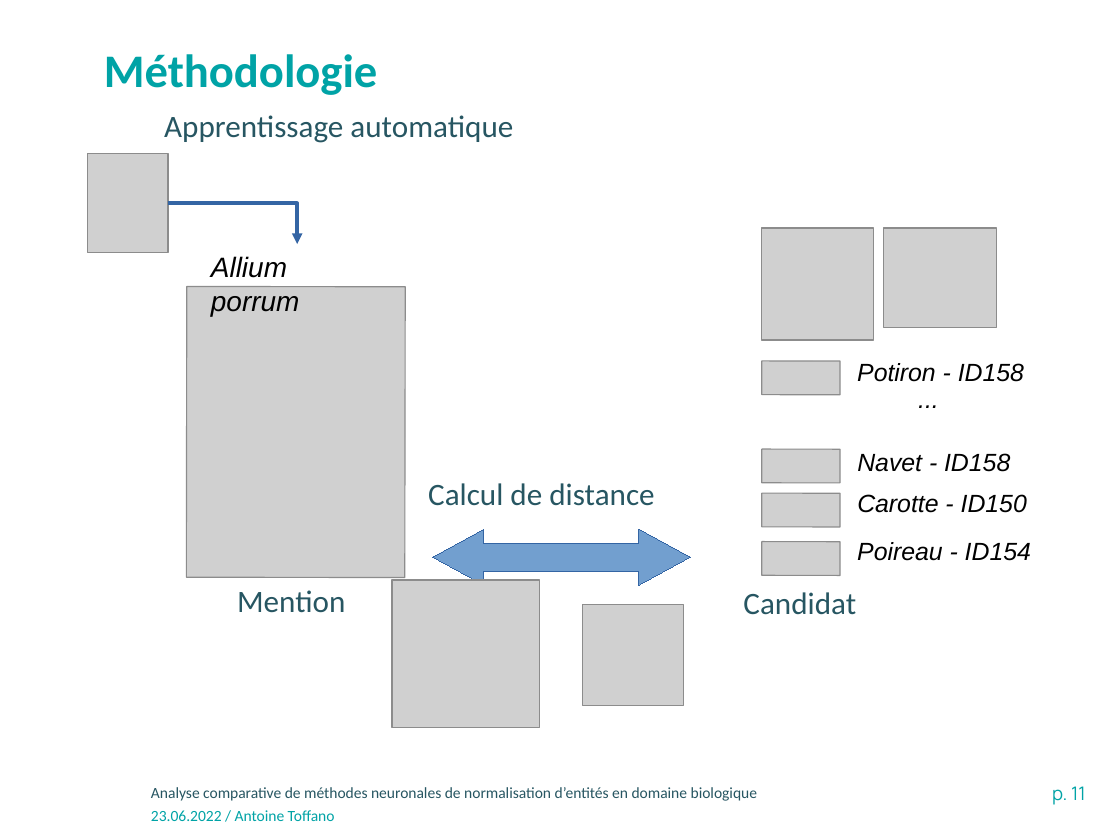
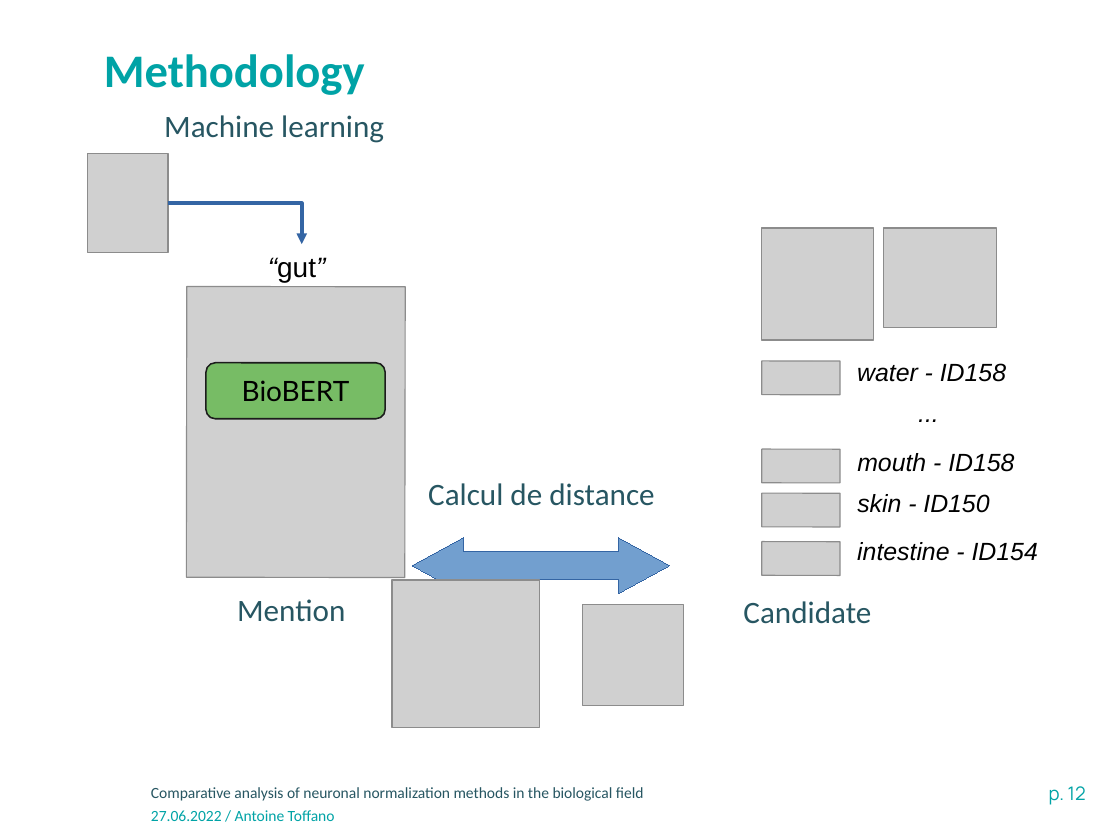
Before and after one commit to atoffano/entity-norm, a slide deck: slide 12 of Presentation-INRAE-format classique.odp (slide 11 before the commit). Drawn at 1120x840 pixels with LibreOffice and Linux fonts; fonts in the diff are those of the drawing; grey boxes stand for pictures; background and template pictures are left out. Boxes give left, top, right and bottom in pixels: in the first picture for what was removed or moved away, otherwise in the second. Text is boxed around its words. In the diff, an @@ line names an element or a change of style, - is before the commit and + after.

```diff
--- a/Presentation-INRAE-format classique.odp
+++ b/Presentation-INRAE-format classique.odp
@@ text at (104, 54, 365, 95): text changed @@
-Méthodologie
+Methodology
@@ text at (164, 115, 384, 143): text changed @@
-Apprentissage automatique
+Machine learning
@@ elbow arrow moved from (168, 204) - (297, 244) to (168, 204) - (301, 244) @@
@@ text removed at (211, 256, 300, 316) @@
-Allium porrum
@@ text added at (268, 257, 326, 282), 18 pt, text #000000 @@
+“gut”
@@ rounded rectangle added at (206, 363, 385, 419), fill #77BC65, outline #1C1C1C 0.99 pt, 18 pt, text #000000 @@
+BioBERT
@@ text at (857, 363, 1006, 382): text changed @@
-Potiron - ID158
+water - ID158
@@ text "...": place and size @@
-text "..." at (907, 379, 1120, 445)
+text "..." at (907, 392, 1120, 458)
@@ text at (857, 453, 1014, 472): text changed @@
-Navet - ID158
+mouth - ID158
@@ text at (857, 494, 989, 513): text changed @@
-Carotte - ID150
+skin - ID150
@@ freeform shape: place and size @@
-freeform shape at (432, 529, 690, 585)
+freeform shape at (412, 538, 670, 594)
@@ text at (857, 542, 1038, 561): text changed @@
-Poireau - ID154
+intestine - ID154
@@ text "Mention": place and size @@
-text "Mention" at (237, 590, 345, 613)
+text "Mention" at (237, 599, 345, 622)
@@ text removed at (743, 592, 856, 615) @@
-Candidat
@@ text added at (743, 601, 871, 624), 20 pt, text #275662 @@
+Candidate
@@ text at (151, 787, 644, 801): text changed @@
-Analyse comparative de méthodes neuronales de normalisation d’entités en domaine biologique
+Comparative analysis of neuronal normalization methods in the biological field
@@ page number at (1049, 786, 1086, 805): text changed @@
-p. 11
+p. 12
@@ text at (151, 810, 335, 821): text changed @@
-23.06.2022 / Antoine Toffano
+27.06.2022 / Antoine Toffano
```
Also in this commit, not shown: 2 other slides changed, 14 slides added, 13 slides removed, 2 other files.
